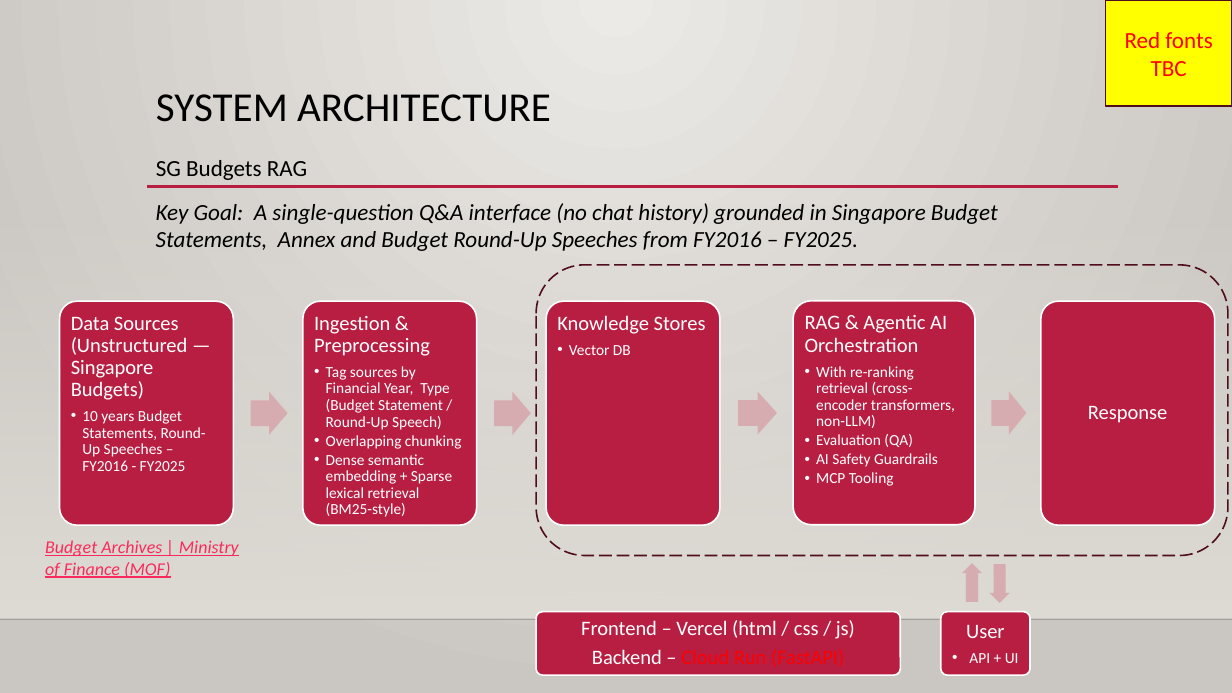
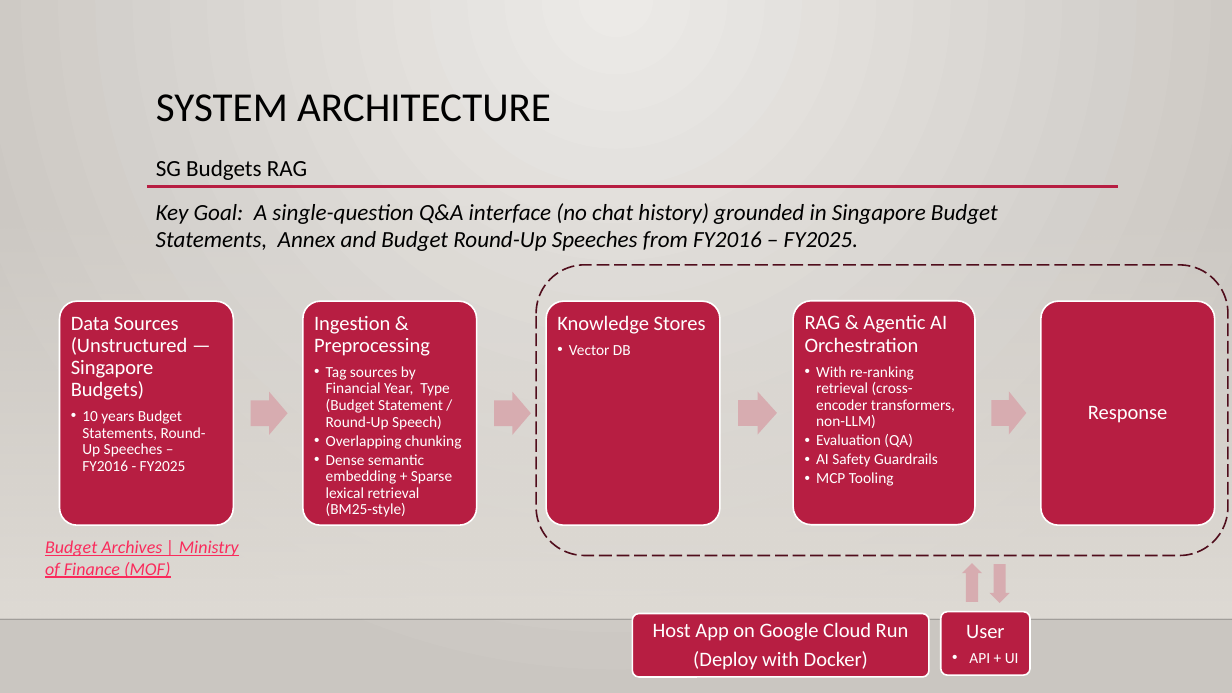
Before and after one commit to Phrey001/dataexpert-ai-capstone-sg-budget-rag, a slide deck: slide 2 of docs/system_architecture.pptx. Drawn at 1232x693 pixels with LibreOffice and Linux fonts; fonts in the diff are those of the drawing; background and template pictures are left out. Boxes give left, top, right and bottom in pixels: in the first picture for what was removed or moved away, otherwise in the second. Text is boxed around its words. In the diff, an @@ line names an element or a change of style, - is before the commit and + after.

```diff
--- a/docs/system_architecture.pptx
+++ b/docs/system_architecture.pptx
@@ rectangle removed at [1105,0,1232,106] @@
-Red fonts TBC
@@ rounded rectangle: place and size @@
-rounded rectangle at [536,612,900,676]
+rounded rectangle at [632,614,929,677]
@@ text at [653,622,909,670]: text changed @@
-Frontend – Vercel (html / css / js)
-Backend – Cloud Run (FastAPI)
+Host App on Google Cloud Run
+(Deploy with Docker)
```
Also in this commit, not shown: 1 other slide changed, 21 other files.
